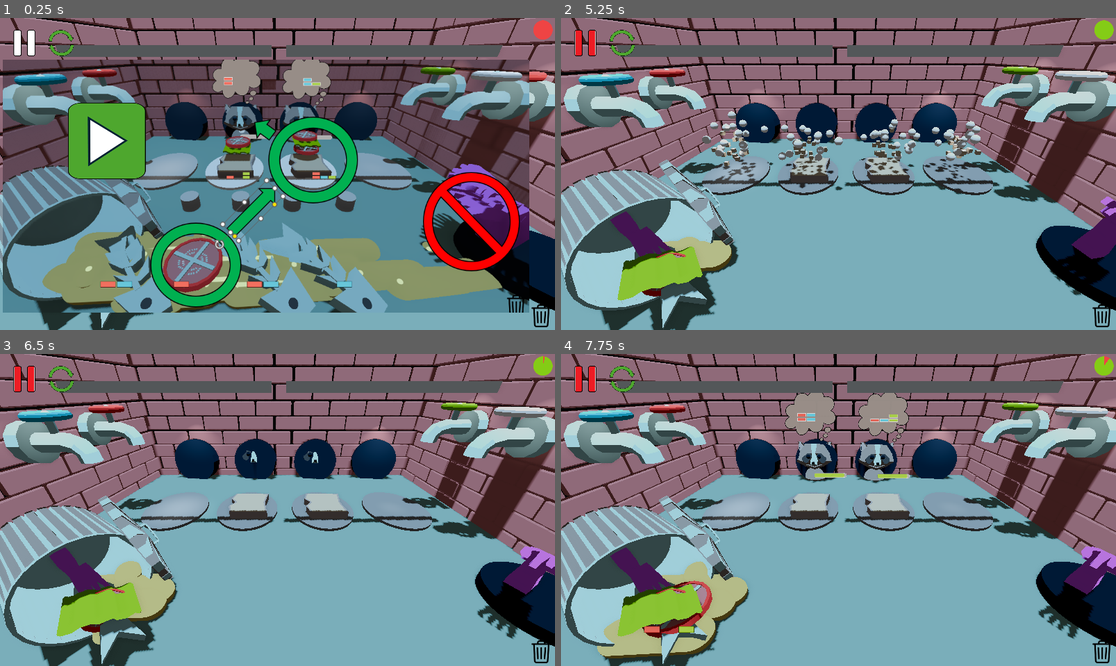
Above: before the commit, frames 1-4 (two rows, left to right).
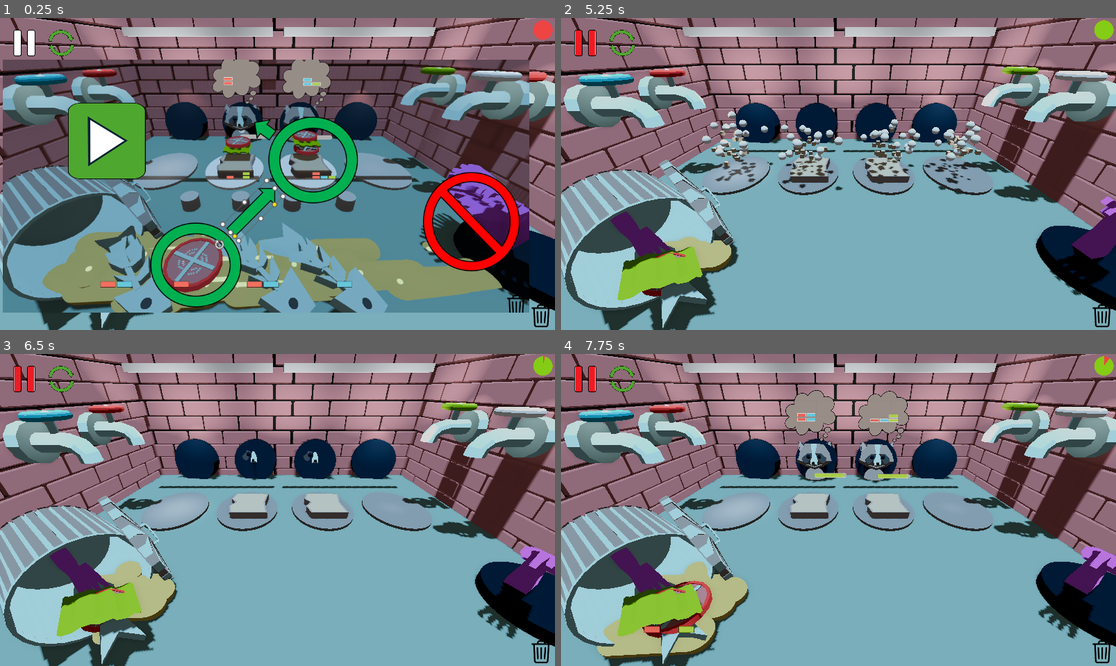
Above: after the commit, the same moments.

Repository: gabrield67/Sandwich-Shop
Game: Godot game, scene res://scenes/game_final.tscn
The game is run twice, just before and just after one commit, with the same random seed, the same clock (stepped at 60 frames per second) and the same inputs.
Inputs (mouse positions are in pixels of both pictures, inside the frame that each line leads up to):
- Up to frame 1 (0.25 s): no input
- Up to frame 2 (5.25 s): click (622, 42) at 0.5 s; click (622, 42) at 1.25 s; click (622, 42) at 2 s; click (622, 42) at 2.75 s; click (622, 42) at 3.5 s; click (622, 42) at 4.25 s; click (583, 42) at 5 s
- Up to frame 3 (6.5 s): move the mouse to (399, 494) at 5.77 s; click (399, 494) at 5.92 s
- Up to frame 4 (7.75 s): drag from (727, 525) to (810, 572) at 6.52 s; move the mouse to (894, 441) at 7.27 s; click (894, 441) at 7.42 s

The runs differ from the first frame. In frame 1, 6.5% of the frame differs, in the area x 9-91%, y 0-14%; in frame 2, 12%, in the area x 9-91%, y 0-55%; in frame 3, 12%; in frame 4, 11%.

Commit message:
Lights for the sandwich tracker

Diff:
--- a/scenes/upgrade_manager.tscn
+++ b/scenes/upgrade_manager.tscn
@@ -71,4 +71,19 @@
 transform = Transform3D(1.5, 0, 0, 0, 1.5, 0, 0, 0, 1.5, -2.872086, 1.5250144, -6.661956)
 
 [node name="SandwichCounter" parent="." unique_id=889999482 instance=ExtResource("5_yx8ru")]
-transform = Transform3D(1, 0, 0, 0, 1, 0, 0, 0, 1, -0.26598716, 3.6350398, 0.71710795)
+transform = Transform3D(1, 0, 0, 0, 1, 0, 0, 0, 1, -0.26598716, 4.244292, -2.1379788)
+
+[node name="SpotLight3D" type="SpotLight3D" parent="SandwichCounter" unique_id=714813833]
+transform = Transform3D(1, 0, 0, 0, 0.74108595, -0.67141026, 0, 0.67141026, 0.74108595, -8.0722065, -0.964612, 2.118465)
+light_energy = 8.0
+spot_range = 10.0
+
+[node name="SpotLight3D2" type="SpotLight3D" parent="SandwichCounter" unique_id=1054060008]
+transform = Transform3D(1, 0, 0, 0, 0.74108595, -0.67141026, 0, 0.67141026, 0.74108595, 0.6097419, -0.964612, 2.118465)
+light_energy = 8.0
+spot_range = 10.0
+
+[node name="SpotLight3D3" type="SpotLight3D" parent="SandwichCounter" unique_id=130830810]
+transform = Transform3D(1, 0, 0, 0, 0.74108595, -0.67141026, 0, 0.67141026, 0.74108595, 8.582536, -0.964612, 2.118465)
+light_energy = 8.0
+spot_range = 10.0
